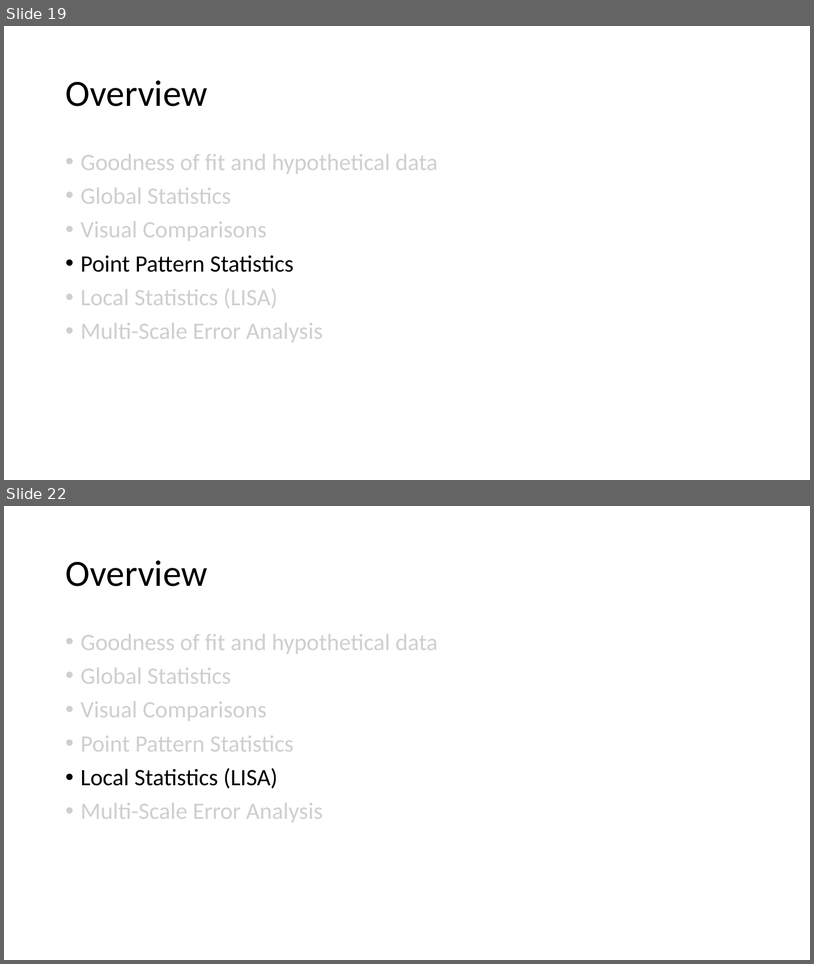
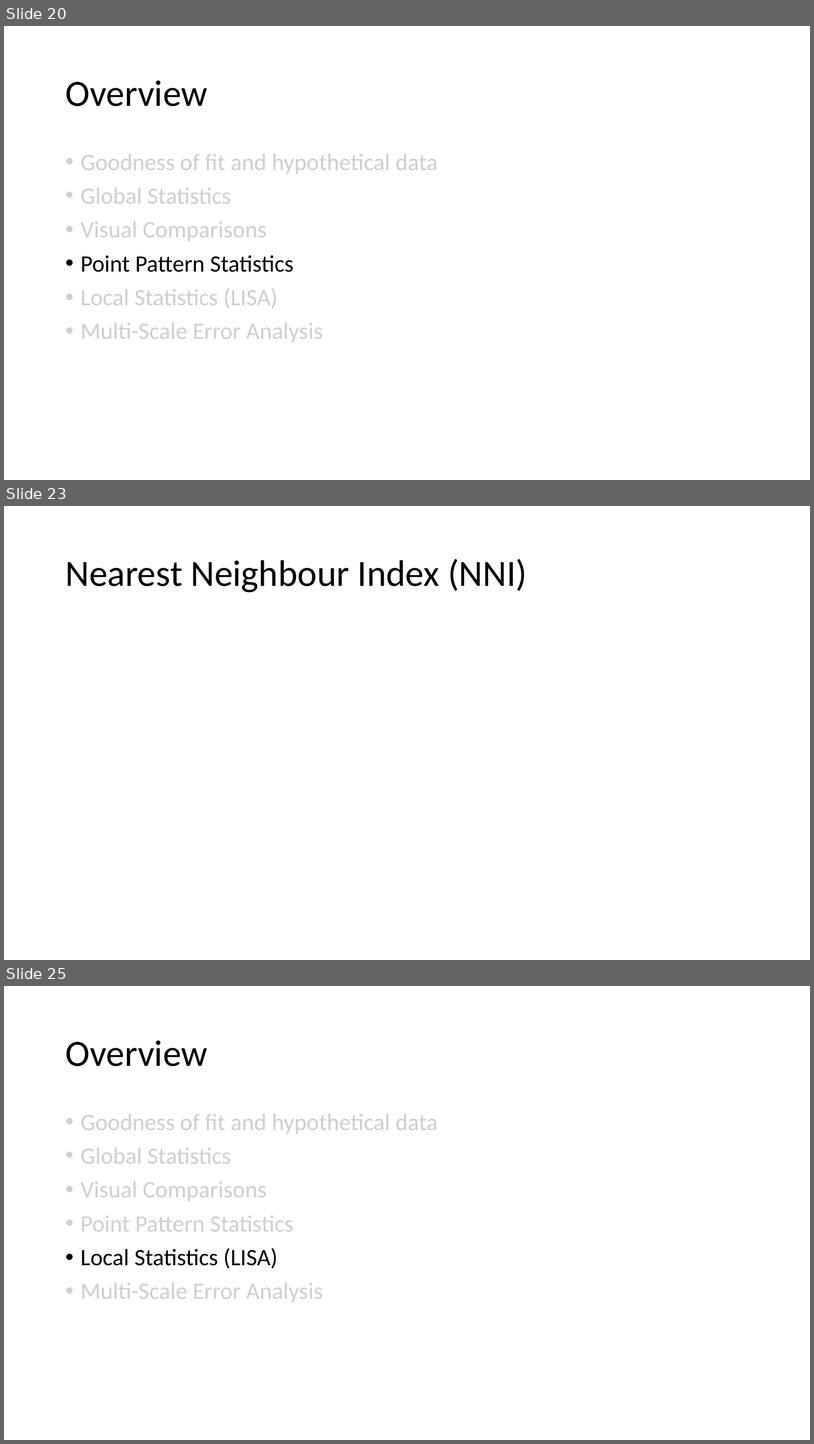
Before and after one commit to abmgis/abmgis, a slide deck: Chapter09-SpatialStatistics/Chapter9.pptx. Shown one above the other, each under a label of ours: slides 19 and 22 before the commit, slides 20, 23 and 25 after it; the slides between them are not shown. The pictures are 814x964 and 814x1444 pixels, drawn with LibreOffice and Linux fonts; fonts in the diff are those of the drawing. Boxes give left, top, right and bottom in pixels: in the first picture for what was removed or moved away, otherwise in the second. Text is boxed around its words. In the diff, an @@ line names an element or a change of style, - is before the commit and + after.

```diff
--- a/Chapter09-SpatialStatistics/Chapter9.pptx
+++ b/Chapter09-SpatialStatistics/Chapter9.pptx
@@ slide 23 added at (x1=4, y1=506, x2=810, y2=960), background #FFFFFF @@
@@ title added at (x1=65, y1=559, x2=527, y2=592), 44 pt, text #000000 @@
+Nearest Neighbour Index (NNI)
@@ what was slide 19 is now slide 20 @@
@@ what was slide 22 is now slide 25 @@
```
Also in this commit, not shown: 5 other slides added, 3 slides removed, 10 other files.
